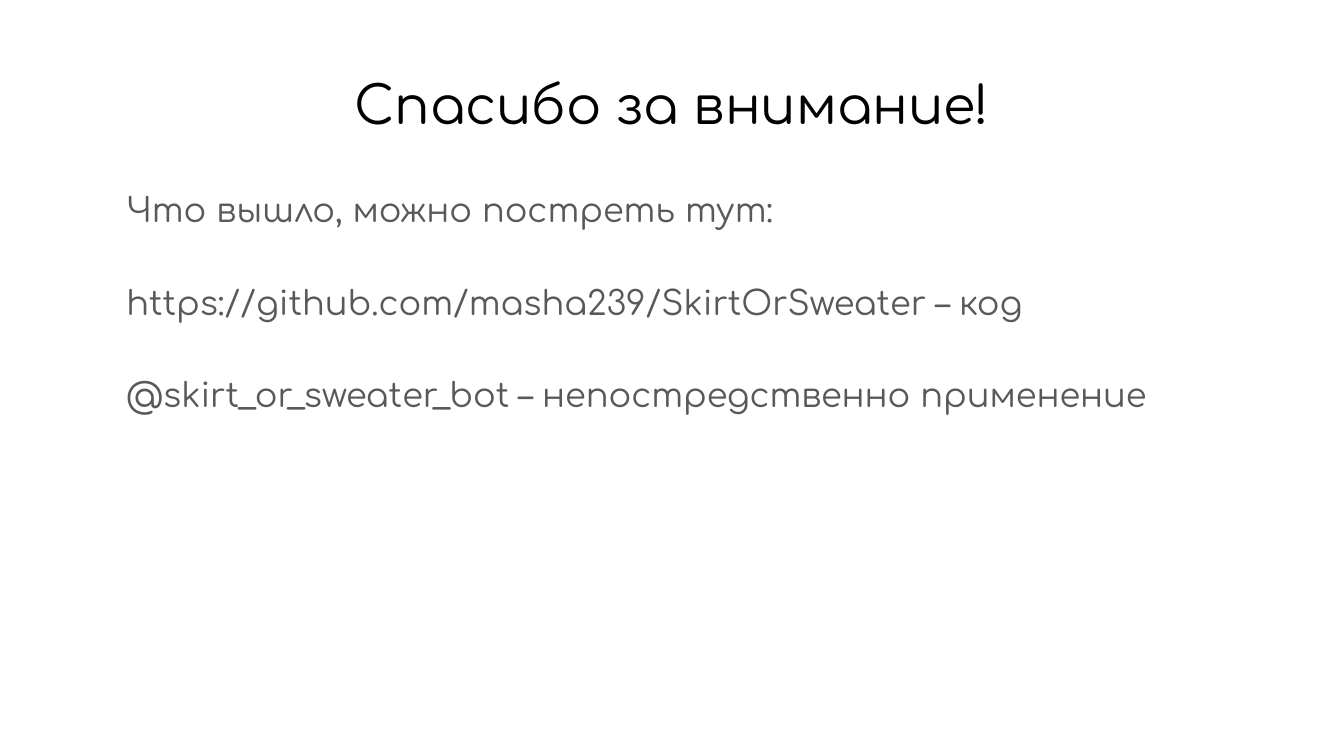
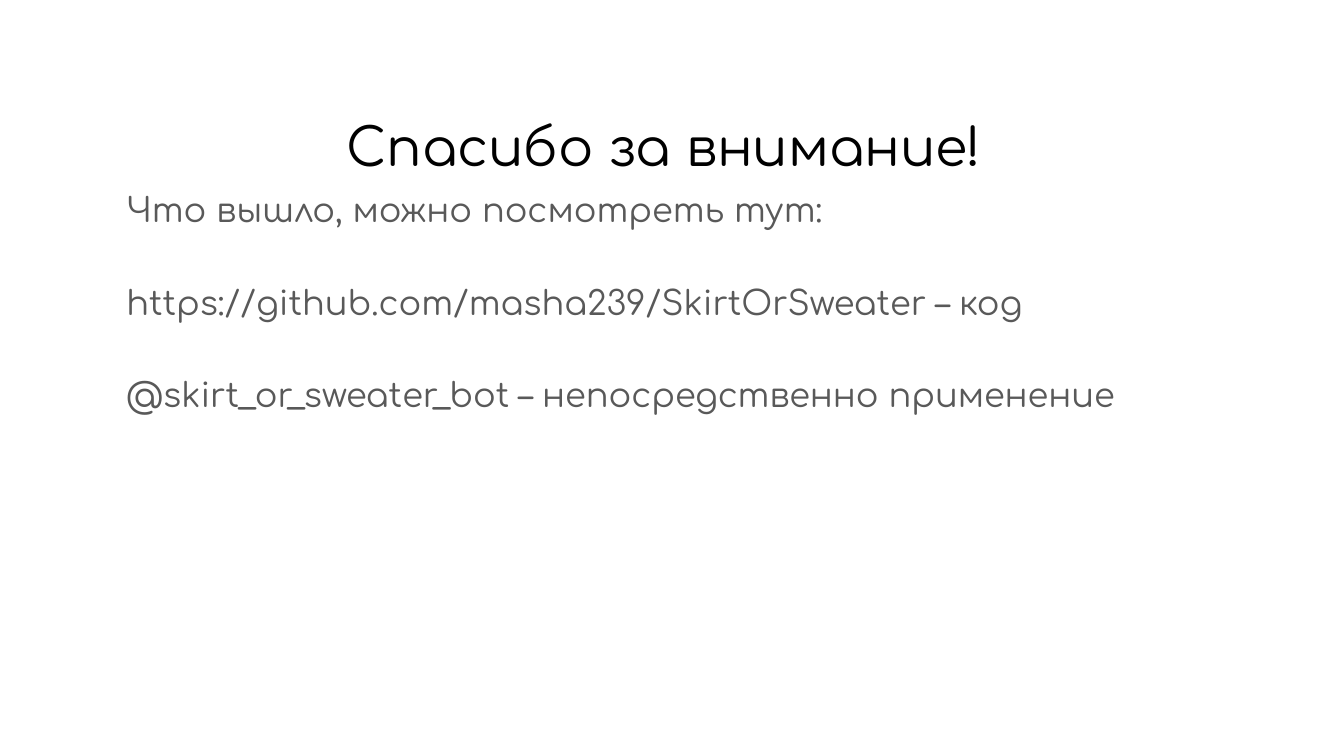
Before and after one commit to masha239/SkirtOrSweater, a slide deck: slide 9 of Clothes.odp (slide 8 before the commit). Drawn at 1344x756 pixels with LibreOffice and Linux fonts; fonts in the diff are those of the drawing. Boxes give left, top, right and bottom in pixels: in the first picture for what was removed or moved away, otherwise in the second. Text is boxed around its words. In the diff, an @@ line names an element or a change of style, - is before the commit and + after.

```diff
--- a/Clothes.odp
+++ b/Clothes.odp
@@ title "Спасибо за внимание!" moved from (x1=354, y1=81, x2=989, y2=125) to (x1=347, y1=123, x2=981, y2=167) @@
@@ text at (x1=126, y1=196, x2=822, y2=230): text changed @@
-Что вышло, можно постреть тут:
+Что вышло, можно посмотреть тут:
@@ text at (x1=126, y1=381, x2=1115, y2=415): text changed @@
-@skirt_or_sweater_bot – непостредственно применение
+@skirt_or_sweater_bot – непосредственно применение
```
Also in this commit, not shown: 1 slide added, 1 other file.
